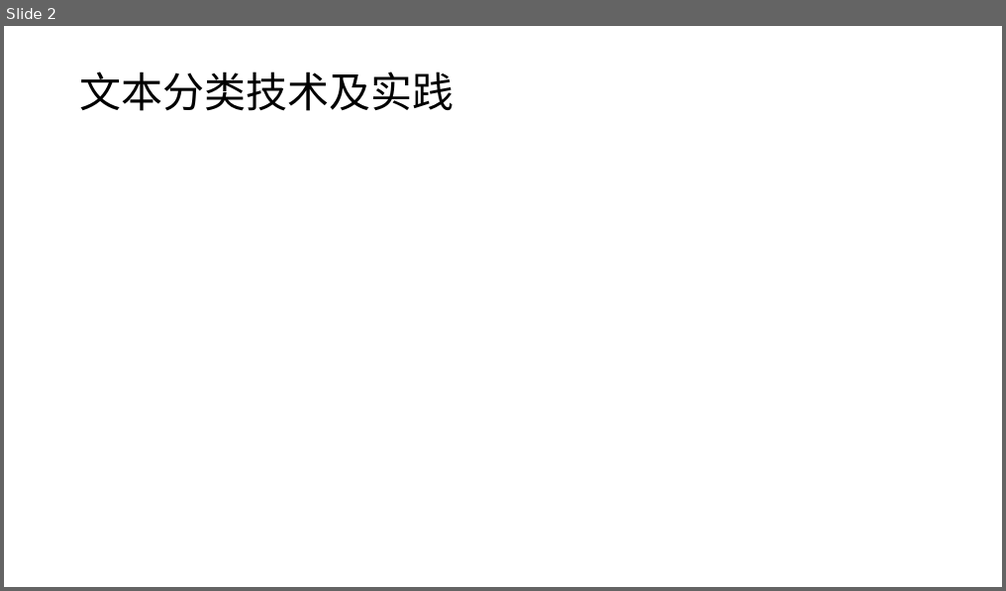
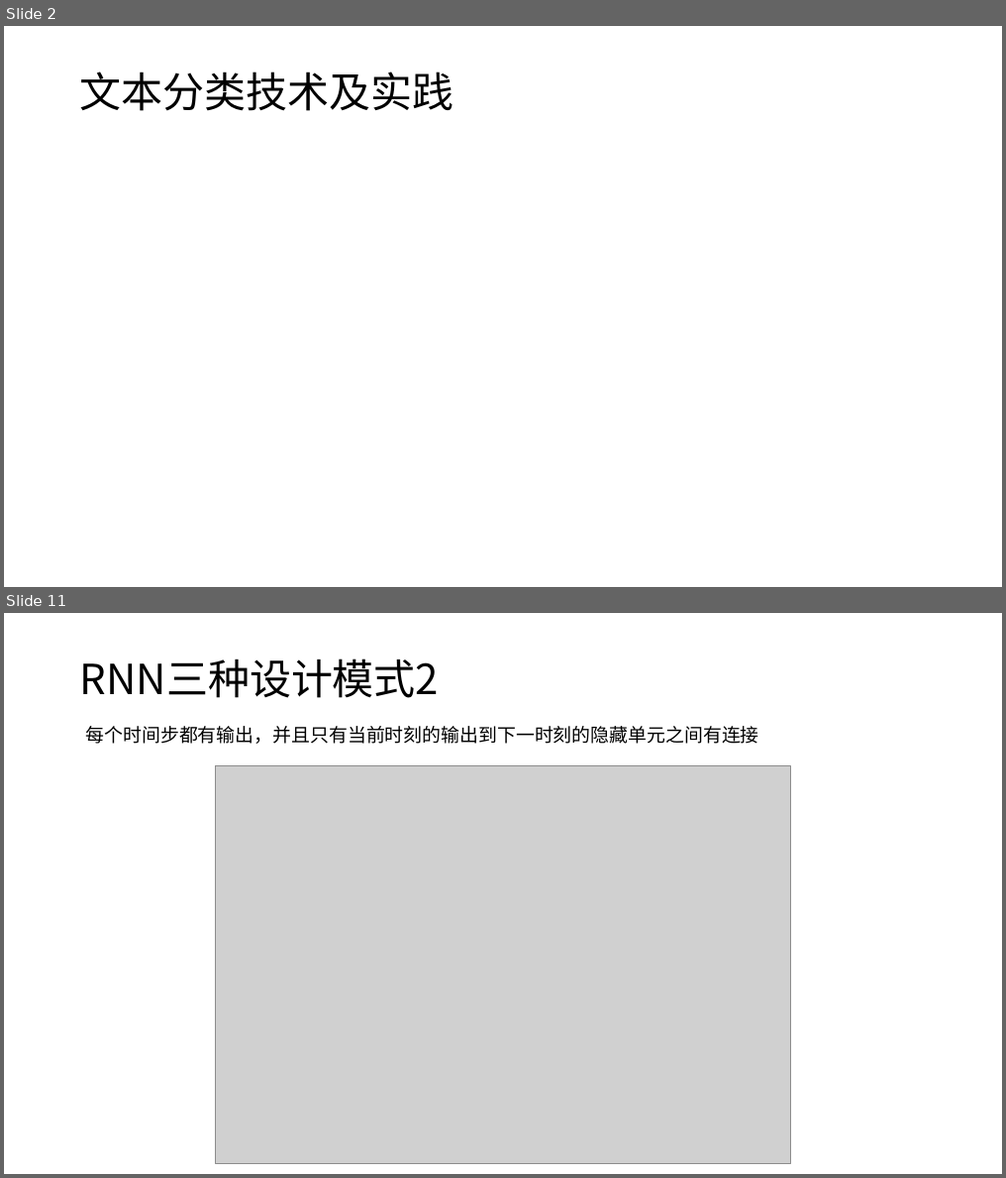
Before and after one commit to Benjamin-UnderWood/text_classification, a slide deck: doc/20200122-文本分类技术及实践.pptx. Shown one above the other, each under a label of ours: slide 2 before the commit, slides 2 and 11 after it; the slides between them are not shown. The pictures are 1006x591 and 1006x1178 pixels, drawn with LibreOffice and Linux fonts; fonts in the diff are those of the drawing; grey boxes stand for pictures. Boxes give left, top, right and bottom in pixels: in the first picture for what was removed or moved away, otherwise in the second. Text is boxed around its words. In the diff, an @@ line names an element or a change of style, - is before the commit and + after.

```diff
--- a/doc/20200122-文本分类技术及实践.pptx
+++ b/doc/20200122-文本分类技术及实践.pptx
@@ slide 11 added at (4, 613, 1002, 1174), background #FFFFFF @@
@@ title added at (80, 659, 439, 698), 40 pt, text #000000 @@
+RNN三种设计模式2
@@ text added at (86, 726, 759, 744), 18 pt, text #000000 @@
+每个时间步都有输出，并且只有当前时刻的输出到下一时刻的隐藏单元之间有连接
@@ picture added at (216, 765, 791, 1163) @@
```
Also in this commit, not shown: 1 slide changed, 8 other slides added, 1 slide removed, 7 other files.
